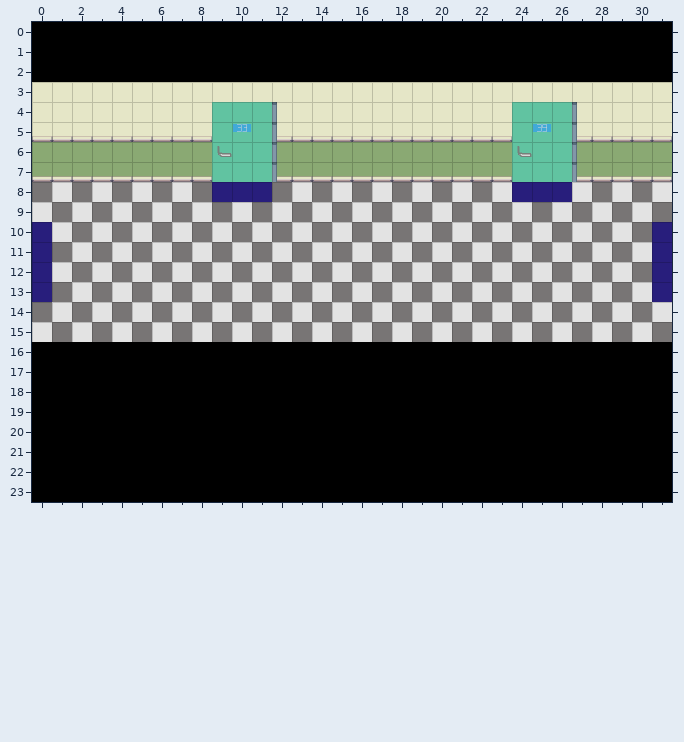
A Tiled map gets an edit: assets/maps/sous-sol-couloir1.tmx. The picture above is the old version.
Cells are 32x32 px. Shown: x 0..31, y 0..23.
After the commit:
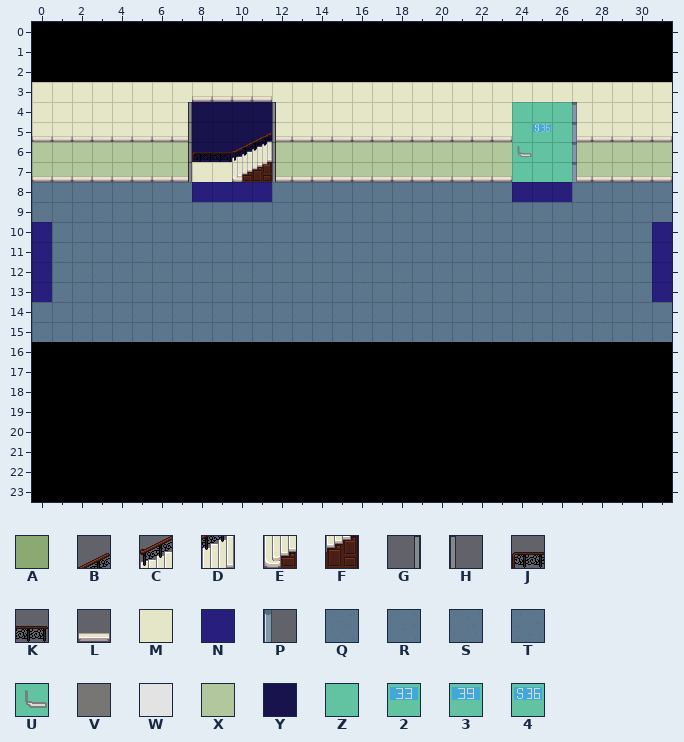
Key: from "Interior": A 33, B 483, C 514, D 515, E 544, F 545, G 604, H 605, J 678, K 679, L 800, M 821; from "couleur": N 3; from "pixel-cyberpunk-interior": P 0, Q 45, R 46, S 66, T 67; from "poignet": U 0; from "porte": V 2, W 3, X 13; from "sous_sol": Y 4; from "test_porte(10)": Z 6, 2 7, 3 8, 4 12.
_ is an empty cell.
The edit:
Layer "sol":
Tile V gives way to one hidden under a higher layer in row 8 at x 8.
Tile V gives way to tile Q in row 8 at x 0, 2, 4, 6, 12, 14, 16, 18, 20, 22, 28 and 30; in row 10 at x 2; in row 11 at x 3 and 11; in row 12 at x 4, 6, 8, 10, 20, 22 and 24; in row 13 at x 3 and 25; in row 14 at x 0.
Tile W gives way to tile Q in row 8 at x 1, 3, 5, 7, 13, 15, 17, 19, 21, 23, 27 and 29; in row 9 at x 2; in row 11 at x 4; in row 12 at x 5, 7, 9, 19, 21, 23 and 25; in row 13 at x 26; in row 14 at x 1.
Tile V gives way to tile R in row 9 at x 3, 5, 7, 9, 11, 13, 15, 17, 19, 21, 23, 25, 27, 29 and 31; in row 11 at x 1, 5, 13, 15, 25, 27 and 29; in row 12 at x 16, 18 and 26; in row 13 at x 1, 19, 21, 23 and 27; in row 14 at x 24, 26, 28 and 30.
Tile W gives way to tile R in row 8 at x 31; in row 9 at x 4, 6, 8, 10, 12, 14, 16, 18, 20, 22, 24, 26, 28 and 30; in row 10 at x 1 and 3; in row 11 at x 12, 14, 26, 28 and 30; in row 12 at x 1 and 17; in row 13 at x 20 and 22.
Tile W gives way to tile R in row 14 at x 25, 27, 29 and 31.
Tile V gives way to tile S in row 9 at x 1; in row 11 at x 7, 9, 17, 19, 21 and 23; in row 12 at x 2; in row 13 at x 5, 7, 9, 11, 13, 15 and 29; in row 14 at x 2, 4, 6, 8, 10, 12, 14, 16 and 18; in row 15 at x 1, 3 and 23.
Tile W gives way to tile S in row 9 at x 0; in row 11 at x 2, 6, 8, 10, 16, 18, 20 and 22; in row 12 at x 3 and 11; in row 13 at x 2, 4, 6, 8, 10, 12, 14, 24, 28 and 30; in row 14 at x 3, 5, 7, 9, 11, 13, 15 and 17; in row 15 at x 0 and 2.
Tile V gives way to tile T in row 10 at x 4, 6, 8, 10, 12, 14, 16, 18, 20, 22, 24, 26, 28 and 30; in row 12 at x 12, 14, 28 and 30; in row 13 at x 17; in row 14 at x 20 and 22; in row 15 at x 5, 7, 9, 11, 13, 15, 17, 19, 21, 25, 27, 29 and 31.
Tile W gives way to tile T in row 10 at x 5, 7, 9, 11, 13, 15, 17, 19, 21, 23, 25, 27 and 29; in row 11 at x 24; in row 12 at x 13, 15, 27 and 29; in row 13 at x 16 and 18; in row 14 at x 19, 21 and 23; in row 15 at x 4, 6, 8, 10, 12, 14, 16, 18, 20, 22, 24, 26, 28 and 30.
Layer "sorties":
The edit adds tile N in row 8 at x 8.
Layer "couleur mur 99":
Tile A gives way to one hidden under a higher layer in rows 6 to 7 at x 8.
Tile A gives way to tile X in rows 6 to 7 at x 0 to 7, 12 to 23 and 27 to 31.
Layer "porte 99":
Tile Z gives way to one hidden under a higher layer in row 7 at x 9 to 11.
Tile 3 gives way to tile 4 in row 5 at x 25.
The edit adds tile Y in row 6 at x 9.
Tile 2 gives way to tile Y in row 5 at x 10.
Tile Z gives way to tile Y in row 4 at x 9 to 11; in row 5 at x 9 and 11; in row 6 at x 10 to 11.
The edit adds tile Y in rows 4 to 6 at x 8.
Layer "porte2 99":
The edit adds tile B in row 5 at x 11.
The edit adds tile C in row 6 at x 10.
The edit adds tile D in row 6 at x 11.
The edit adds tile E in row 7 at x 10.
The edit adds tile F in row 7 at x 11.
The edit adds tile G in rows 4 to 7 at x 7.
Tile P gives way to tile H in rows 4 to 7 at x 12.
The edit adds tile J in row 6 at x 8.
Tile U gives way to tile K in row 6 at x 9.
The edit adds tile L in row 3 at x 8 to 11.
The edit adds tile M in row 7 at x 8 to 9.
